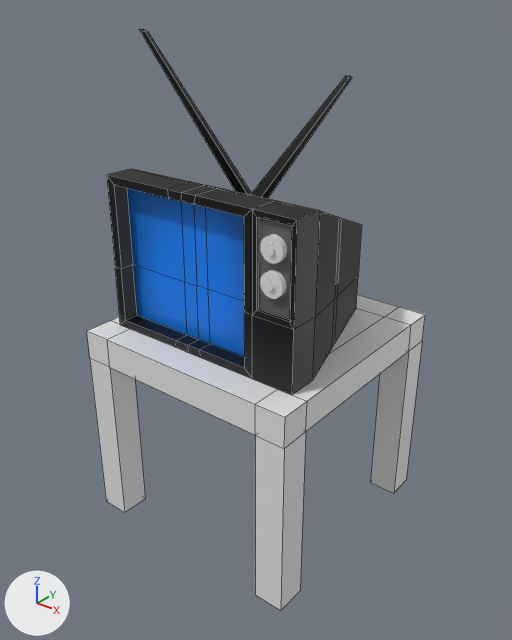
A saved change to the Blender file Assets/TV.blend.
Rendered twice from a 50 mm camera at (2.63, -3.33, 3.47) aimed at (0.02, -0.07, 1.45). Every picture has the same lights, and +X, +Y and +Z are marked at lower left. Mesh edges are drawn as thin lines on the coarser meshes.
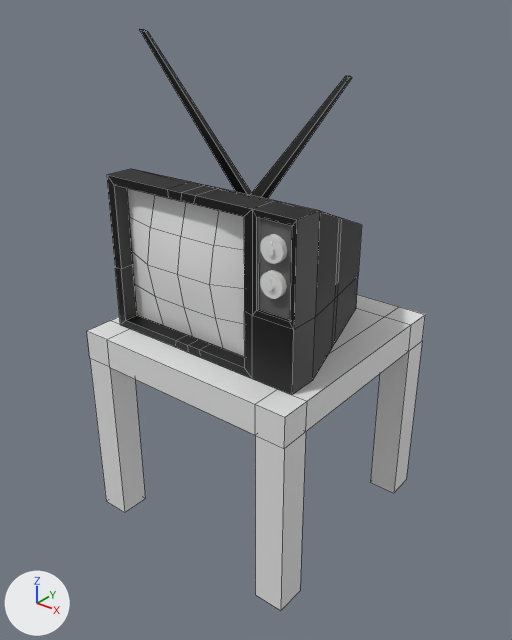
Where the change shows, as pixel boxes (x1, y1, x2, y2) in the pictures (512 x 640 px):
'Cube.002', added
    after: (127, 188, 245, 357)
part 1 of me_cube_001, deleted (blue)
    before: (127, 188, 245, 357)

Edits to the bpy script that builds the scene:
```text
Change me_cube_001:
    used by ob_cube_001; location = (0.0, 0.1, 2.4)
    verts and faces of me_cube_001; kept vertices keep their numbers, new ones are numbered from 118
    before: 22 (-0.64, -0.6, -0.95) at pixel (137, 315), 23 (-0.64, -0.6, -0.05), 24 (0.36, -0.6, -0.05), 25 (0.36, -0.6, -0.95), 36 (-0.64, -0.6, -0.59) at pixel (132, 264)
    before: 37 (0.36, -0.6, -0.59), 70 (-0.19, -0.6, -0.05), 71 (-0.19, -0.6, -0.95) at pixel (187, 334), 73 (-0.19, -0.6, -0.59) at pixel (184, 281), 82 (0.01, -0.6, -0.95) at pixel (210, 343)
    before: 83 (0.01, -0.6, -0.59) at pixel (208, 289), 90 (0.01, -0.6, -0.05), 98 (-0.09, -0.6, -0.05), 106 (-0.09, -0.6, -0.95) at pixel (198, 339), 107 (-0.09, -0.6, -0.59) at pixel (196, 285)
    remove me_cube_001.from_pydata(...)  # 118 vertices, 116 faces; spans x -0.76..0.7, y -0.7..0.5, z -1.0..0.79
    add me_cube_001.from_pydata(...)  # 115 vertices, 108 faces; spans x -0.76..0.7, y -0.7..0.5, z -1.0..0.79
    me_cube_001 part 1
    add delete_vertices([73, 83, 107])  # with the faces that use them
Add me_cube_003:
    me_cube_003.from_pydata(...)  # 25 vertices, 16 faces; spans x -0.644..0.364, y -0.7..-0.6, z -0.95..-0.05
    me_cube_003.polygons.foreach_set('use_smooth', [True] * 16)
Add ob_cube_002:
    ob_cube_002 = bpy.data.objects.new('Cube.002', me_cube_003)
    ob_cube_002.location = (0.0, 0.1, 2.4)
```
